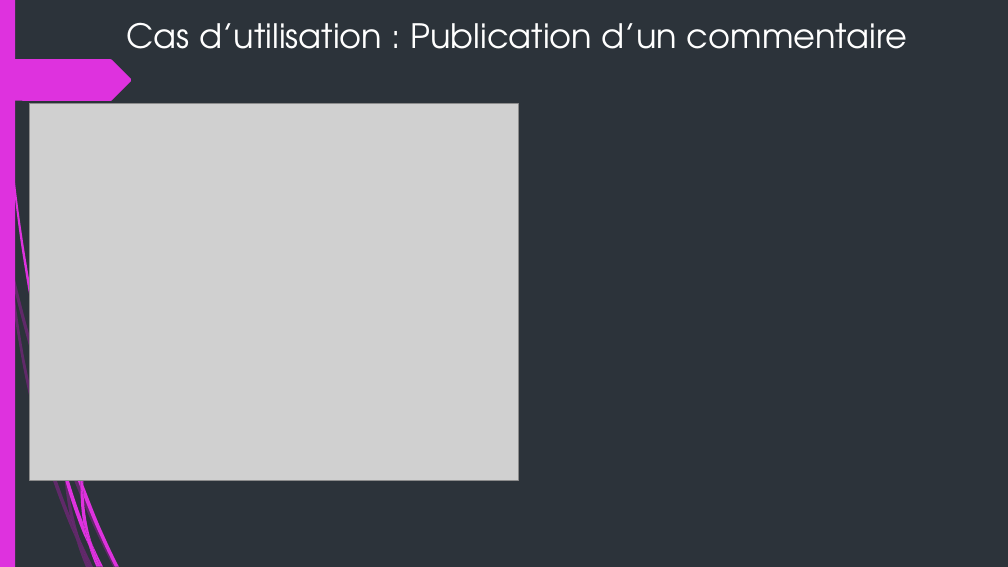
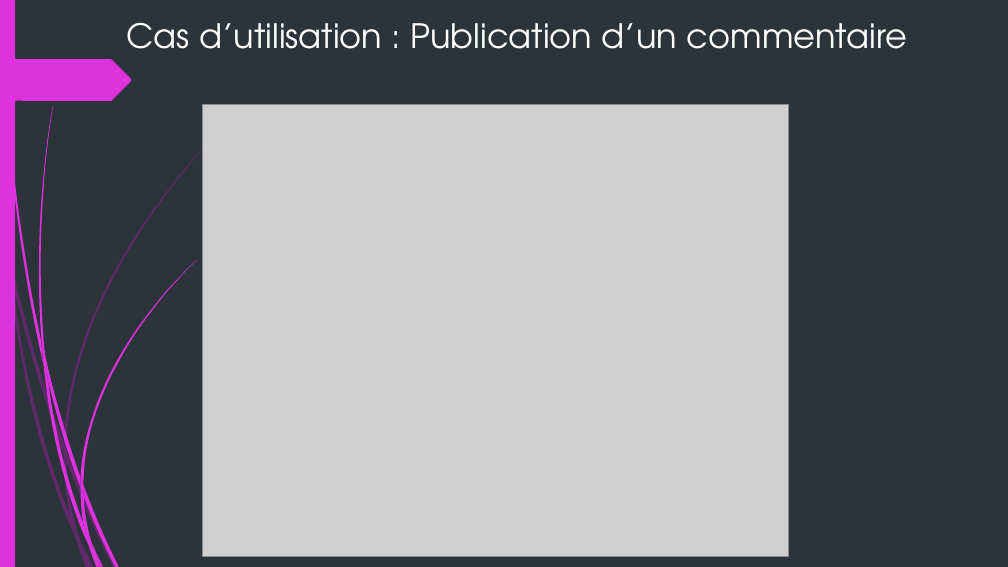
Before and after one commit to avamdui/OCR-Projet-5, a slide deck: slide 5 of Diagrammes/PPT/BlogPro.pptx. Drawn at 1008x567 pixels with LibreOffice and Linux fonts; fonts in the diff are those of the drawing; grey boxes stand for pictures; background and template pictures are left out. Boxes give left, top, right and bottom in pixels: in the first picture for what was removed or moved away, otherwise in the second. Text is boxed around its words. In the diff, an @@ line names an element or a change of style, - is before the commit and + after.

```diff
--- a/Diagrammes/PPT/BlogPro.pptx
+++ b/Diagrammes/PPT/BlogPro.pptx
@@ freeform shape added at (x1=39, y1=107, x2=53, y2=357), fill #DE32DE @@
@@ freeform shape added at (x1=64, y1=116, x2=236, y2=451), fill #B01CB0 at 40% opacity @@
@@ picture resized from (x1=29, y1=104, x2=518, y2=480) to (x1=202, y1=104, x2=788, y2=557) @@
@@ freeform shape added at (x1=42, y1=340, x2=48, y2=382), fill #DE32DE @@
@@ freeform shape added at (x1=64, y1=443, x2=67, y2=461), fill #B01CB0 at 40% opacity @@
```
Also in this commit, not shown: 2 other slides changed.
